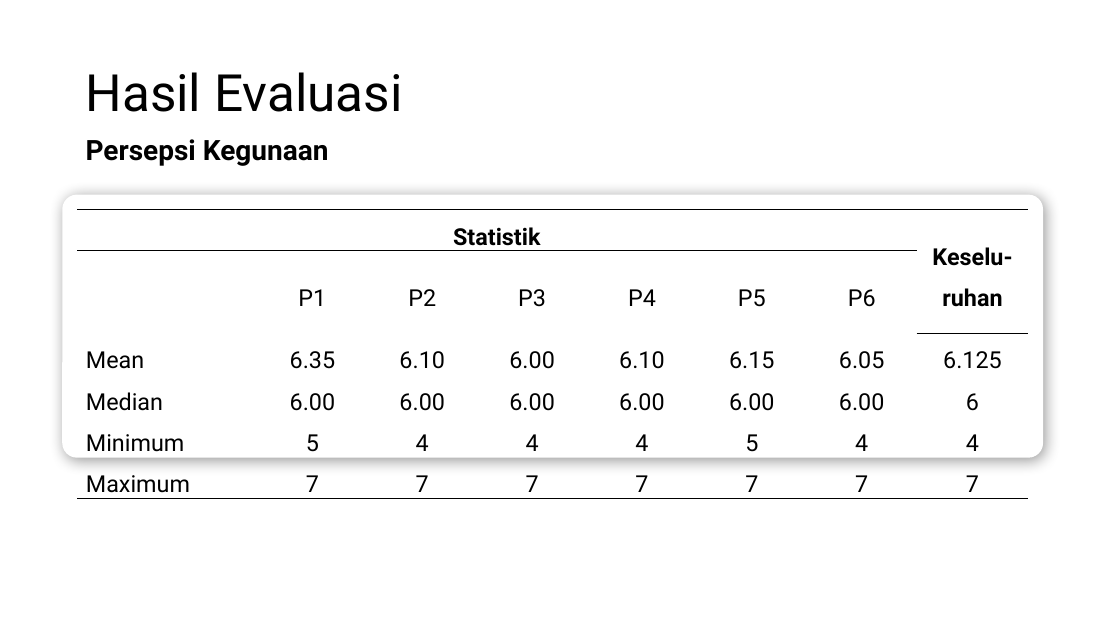
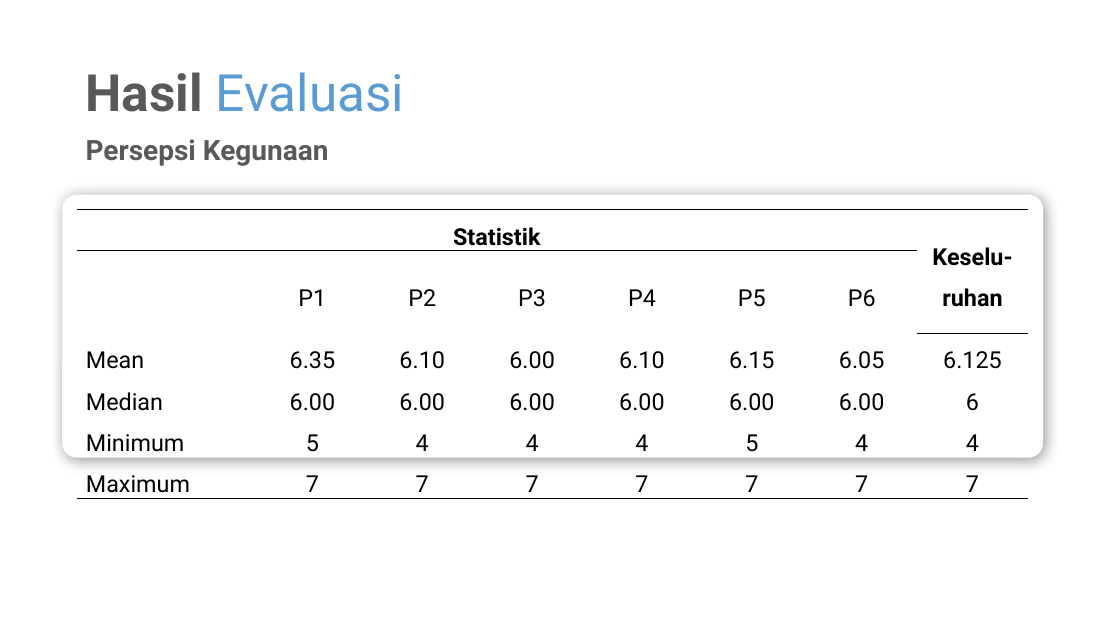
Before and after one commit to wardanacoolant/Tugas-Akhir, a slide deck: slide 37 of Hari-H Sidang/Rancangan Presentasi Skripsi.pptx (slide 36 before the commit). Drawn at 1120x630 pixels with LibreOffice and Linux fonts; fonts in the diff are those of the drawing. Boxes give left, top, right and bottom in pixels: in the first picture for what was removed or moved away, otherwise in the second. Text is boxed around its words. In the diff, an @@ line names an element or a change of style, - is before the commit and + after.

```diff
--- a/Hari-H Sidang/Rancangan Presentasi Skripsi.pptx
+++ b/Hari-H Sidang/Rancangan Presentasi Skripsi.pptx
@@ title "Hasil Evaluasi" at [86, 72, 404, 112]: text colour #000000 to #595959, bold on in "Hasil"; text colour #000000 to #5B9BD5 in "Evaluasi" @@
@@ text "Persepsi Kegunaan" at [86, 139, 329, 166]: text colour #000000 to #595959 @@
```
Also in this commit, not shown: 9 other slides changed, 4 slides added, 2 slides removed, 5 other files.
